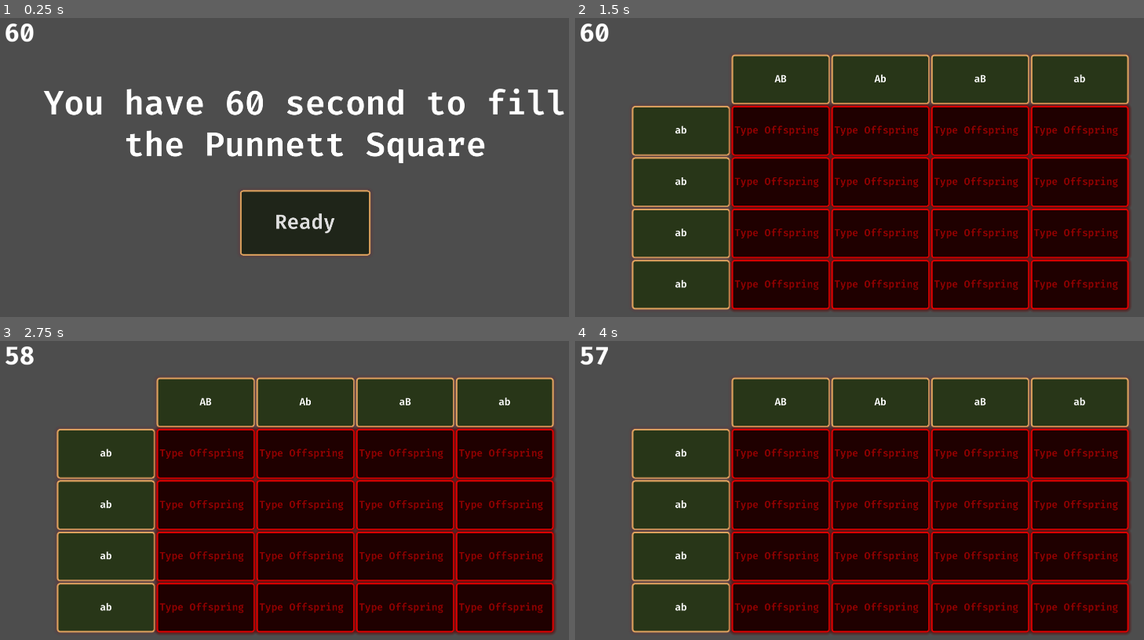
Above: before the commit, frames 1-4 (two rows, left to right).
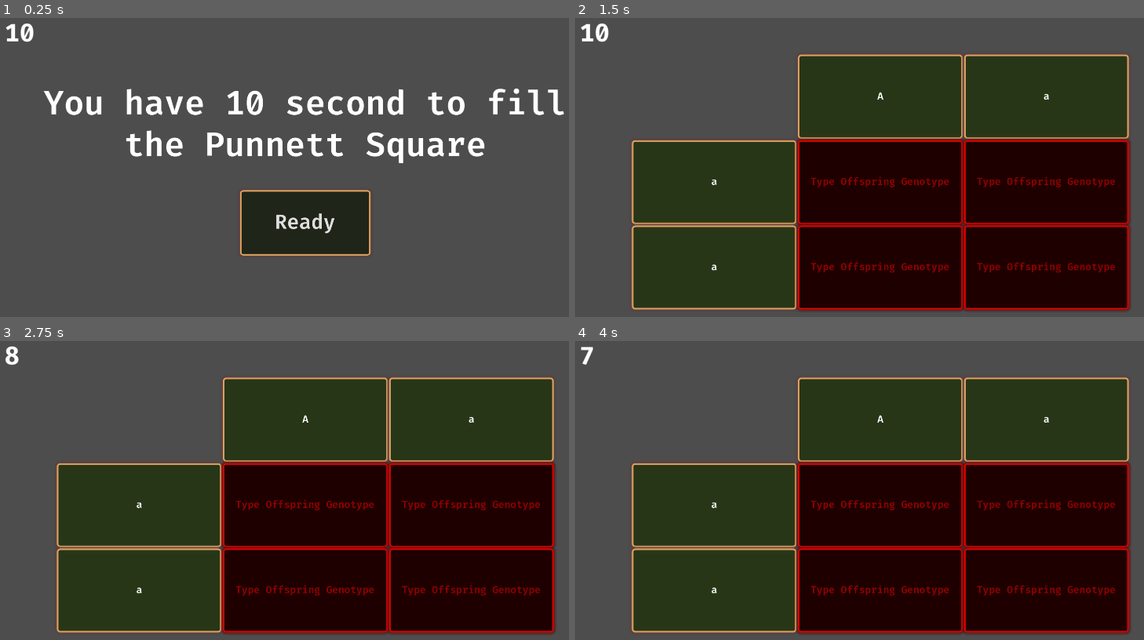
Above: after the commit, the same moments.

Repository: Quaternary-Game/quaternary
Game: Godot game, scene res://features/punnett-square/nodes/main/main.tscn
Two runs of this game, one before a commit and one after it. Both use one fixed random seed, a clock stepped at 60 frames per second and the inputs below. This scene is started directly instead of the project's main scene.
Inputs:
- Up to frame 1 (0.25 s): no input
- Up to frame 2 (1.5 s): click "Ready" at 0.5 s; tap Enter at 1.25 s
- Up to frame 3 (2.75 s): tap Space at 2 s
- Up to frame 4 (4 s): tap Enter at 3.5 s

The runs differ from the first frame. In frame 1, 0.2% of the frame differs, in the area x 0-43%, y 1-33%; in frame 2, 30%; in frame 3, 30%, in the area x 0-98%, y 1-98%; in frame 4, 30%.

Commit message:
Added docs

Diff:
--- a/src/features/punnett-square/nodes/header/header.gd
+++ b/src/features/punnett-square/nodes/header/header.gd
@@ -1,14 +1,5 @@
 extends PanelContainer
 
-
-# Called when the node enters the scene tree for the first time.
-func _ready():
-	pass # Replace with function body.
-
-
-# Called every frame. 'delta' is the elapsed time since the previous frame.
-func _process(delta):
-	pass
-
+## Sets text for punnet square headers
 func set_allele(a:String):
 	$HeaderLabel.set_text(a)
--- a/src/features/punnett-square/nodes/main/main.gd
+++ b/src/features/punnett-square/nodes/main/main.gd
@@ -1,26 +1,27 @@
 extends Control
+## Main script running Punnett square game
 
-@export var time:int = 6
+@export var time:int = 6 ## total time for the level
+## genotypes of the parents
 @export var parent1_genotype:String
 @export var parent2_genotype:String
 
-var countdown:int
+var countdown:int ## current time left
+## scenes
 var game_over_sound:AudioStream = preload("res://features/sound-effects/assets/game_over.wav")
 var punnett_square_scene:PackedScene = preload('res://features/punnett-square/nodes/punnet_square/punnett_square.tscn')
 var select_scene:PackedScene = preload("res://features/punnett-square/nodes/select_screen/select_screen.tscn")
 
-var flashes:int
+var flashes:int ## number of times to flash timer
 
-# Called when the node enters the scene tree for the first time.
+## set up start screen
 func _ready():
 	countdown = time
 	$StartScreen/Label.text = "You have %s second to fill\nthe Punnett Square" % str(self.time)
 	$Countdown.text = str(countdown)
 
-# Called every frame. 'delta' is the elapsed time since the previous frame.
-func _process(delta):
-	pass
-
+## runs each second
+## restarts timer and updates HUD timer
 func _on_timer_timeout():
 	# update countdown and label
 	countdown -= 1
@@ -47,12 +48,14 @@
 		$Countdown.visible = true
 		await get_tree().create_timer(0.1).timeout
 
+## Show game over screen
 func game_over():
 	get_node("PunnettSquare").queue_free()
 	$EndGame.text = "Time's Up!"
 	$AudioStreamPlayer2D.stream = game_over_sound
 	$AudioStreamPlayer2D.play()
 
+## set up main game screen and punnett square and start game
 func start_game():
 	# initiate and build punnett square
 	var punnett_square:GridContainer = punnett_square_scene.instantiate()
@@ -62,6 +65,7 @@
 	$Timer.start(1)
 	$StartScreen.queue_free()
 
+## Set up post game screen for selecting offspring
 func show_select_screen(offspring_set:Dictionary):
 	$EndGame.visible = false
 	$Countdown.visible = false
@@ -70,6 +74,7 @@
 	select_screen.set_choices(offspring_set)
 	self.add_child(select_screen)
 
+## Show win screen and transition to select screen
 func _on_punnett_square_game_won():
 	var offspring_set:Dictionary = get_node("PunnettSquare").get_offspring_set()
 	$PunnettSquare.queue_free()
@@ -81,5 +86,6 @@
 	await get_tree().create_timer(3).timeout
 	show_select_screen(offspring_set)
 
+## start game when ready button is clicked
 func _on_button_pressed():
 	start_game()
--- a/src/features/punnett-square/nodes/main/main.tscn
+++ b/src/features/punnett-square/nodes/main/main.tscn
@@ -11,9 +11,9 @@
 grow_horizontal = 2
 grow_vertical = 2
 script = ExtResource("1_n5my5")
-time = 60
-parent1_genotype = "AaBb"
-parent2_genotype = "aabb"
+time = 10
+parent1_genotype = "Aa"
+parent2_genotype = "aa"
 
 [node name="Timer" type="Timer" parent="."]
 
--- a/src/features/punnett-square/nodes/offspring/offspring.gd
+++ b/src/features/punnett-square/nodes/offspring/offspring.gd
@@ -1,22 +1,23 @@
 extends PanelContainer
+## Offspring cells of the punnett square
+##
+## This script contains the functionality for the offspring cells in the
+## punnett square where the user will input the genotypes.
 
-@export var correct_genotype:String
+@export var correct_genotype:String ## correct genotype for the cell
 
-var correct_color:Color
-var incorrect_color:Color = Color("ff0000")
-var correct:bool
+var correct_color:Color ## Color when input is correct
+var incorrect_color:Color = Color("ff0000") ## color when input is incorrect
+var correct:bool ## boolean flag for input
 
-# Called when the node enters the scene tree for the first time.
+## set color and flag to incorrect initially
 func _ready():
 	correct_color = self.modulate
 	self.modulate = Color("ff0000")
 	correct = false
 
-
-# Called every frame. 'delta' is the elapsed time since the previous frame.
-func _process(delta):
-	pass
-
+## To be called by main scene when building punnett square
+## defines the correct genotype for the cell
 func set_correct_genotype(p1:String, p2:String):
 	var genotype:String = ""
 	var s:Array[String]
@@ -28,10 +29,13 @@
 	self.correct_genotype = genotype
 	return genotype
 
+## Checks input to see if correct
 func check_genotype():
 	var genotype:String = get_child(0).text
 	return genotype == self.correct_genotype
 
+## Called when input changes
+## updates color based on input
 func _on_genotype_text_changed(new_text):
 	if check_genotype():
 		self.modulate = correct_color
--- a/src/features/punnett-square/nodes/punnet_square/PunnettSquare.gd
+++ b/src/features/punnett-square/nodes/punnet_square/PunnettSquare.gd
@@ -1,21 +1,24 @@
 extends GridContainer
+## Builds punnett square
+##
+## Orchestrates generation of all cells in the punnett square
 
+## genotypes of the two parents
 var parent1_genotype:String
 var parent2_genotype:String
 
+## Scene for the header cells
 var header_scene:PackedScene = preload("res://features/punnett-square/nodes/header/header.tscn")
+## Scene for the offspring cells
 var offspring_scene:PackedScene = preload("res://features/punnett-square/nodes/offspring/offspring.tscn")
 
-var n_correct:int
-var n_needed:int
-var offspring_set:Dictionary
+var n_correct:int ## Current number of correct offspring cells
+var n_needed:int ## Number of offspring cells
+var offspring_set:Dictionary ## set of all possible offspring
 
-signal game_won
+signal game_won ## triggered when all cells are correct
 
-# Called when the node enters the scene tree for the first time.
-func _ready():
-	pass
-
+## function for building the square in instantialing all cells
 func build_square(parent1:String, parent2:String):
 	parent1_genotype = parent1
 	parent2_genotype = parent2
@@ -67,6 +70,7 @@
 			offspring_set[new_offspring.set_correct_genotype(parent1_allele_combos[j], parent2_allele_combos[i])] = null
 			add_child(new_offspring)
 
+## generates allele combinations for the header cells
 func get_allele_combos(genotype:String):
 	# seperate the genotype into a list of traits
 	var traits:Array[String] = []
@@ -75,7 +79,7 @@
 
 	return generate_combos(traits)
 
-
+## helper recursive funciton for generating the allele combination
 func generate_combos(traits:Array[String]):
 	var combos:Array[String] = []
 	if len(traits) == 1:
@@ -94,16 +98,19 @@
 				combos.append(traits[0][i] + posterior_combos[j])
 		return combos
 
-# Called every frame. 'delta' is the elapsed time since the previous frame.
+## check if full square is correct
 func _process(delta):
 	if n_correct == n_needed:
 		game_won.emit()
 
+## add to number correct
 func add_correct():
 	n_correct += 1
 
+## subtract from number correct
 func sub_correct():
 	n_correct -= 1
 
+## getter for the set of possible offspring
 func get_offspring_set():
 	return self.offspring_set
--- a/src/features/punnett-square/nodes/select_screen/select_screen.gd
+++ b/src/features/punnett-square/nodes/select_screen/select_screen.gd
@@ -1,9 +1,5 @@
 extends Control
-
-
-# Called when the node enters the scene tree for the first time.
-func _ready():
-	pass # Replace with function body.
+## Sets offspring choices for the screen after winning
 
 func set_choices(offspring_set:Dictionary):
 	for offspring in offspring_set.keys():
